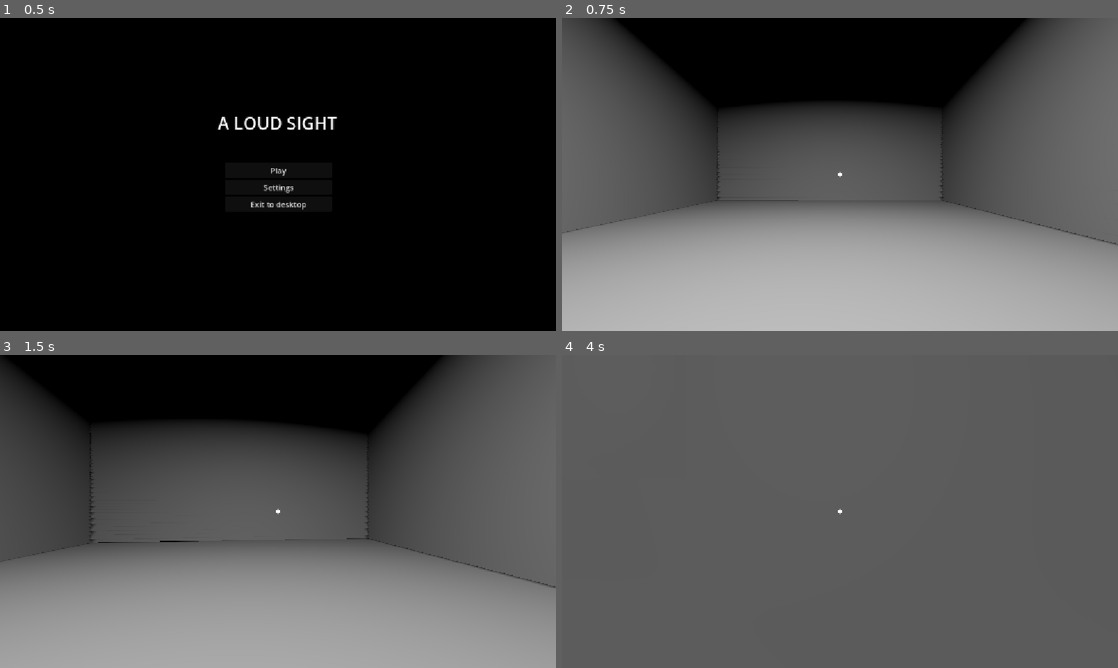
Above: before the commit, frames 1-4 (two rows, left to right).
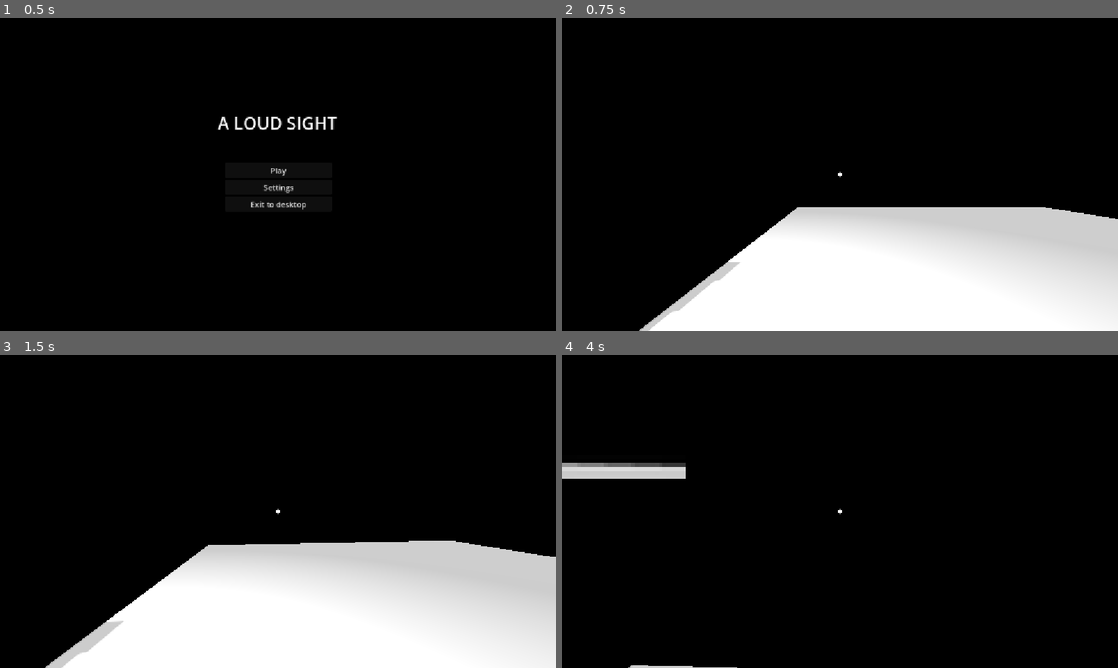
Above: after the commit, the same moments.

Repository: Hitacium/A-Loud-Sight
Game: Godot game, scene res://scenes/ui/main_menu.tscn
The game is run twice, just before and just after one commit, with the same random seed, the same clock (stepped at 60 frames per second) and the same inputs.
Inputs (mouse positions are in pixels of both pictures, inside the frame that each line leads up to):
- Up to frame 1 (0.5 s): no input
- Up to frame 2 (0.75 s): click "Play" at 0.5 s
- Up to frame 3 (1.5 s): tap Enter at 1.25 s; move the mouse to (305, 511) at 1.27 s; hold W (up) from 1.28 s (still down)
- Up to frame 4 (4 s): keep holding W (up); move the mouse to (812, 511) at 2.02 s; move the mouse to (851, 505) at 2.77 s; move the mouse to (834, 517) at 3.52 s

Frame 1 is identical in both runs. In frame 2, 83% of the frame differs, in the area x 0-100%, y 0-100%; in frame 3, 84%; in frame 4, 100%.

Commit message:
Fixed player height, imported furniture assets

Diff:
--- a/scenes/level/level_1.tscn
+++ b/scenes/level/level_1.tscn
@@ -18,42 +18,22 @@
 shadow_enabled = true
 
 [node name="Player" parent="." instance=ExtResource("1_cfjva")]
-transform = Transform3D(1, 0, 0, 0, 1, 0, 0, 0, 1, -2, 0.13127908, 0)
+transform = Transform3D(1, 0, 0, 0, 1, 0, 0, 0, 1, 0, 0.259, 0)
 
 [node name="Floor" type="CSGBox3D" parent="."]
-transform = Transform3D(1, 0, 0, 0, 1, 0, 0, 0, 1, -1, 0, 0)
+transform = Transform3D(1, 0, 0, 0, 1, 0, 0, 0, 1, 0, 0.00853157, 0)
 use_collision = true
-size = Vector3(7, 0.25, 8)
-
-[node name="Ceiling" type="CSGBox3D" parent="."]
-transform = Transform3D(1, 0, 0, 0, 1, 0, 0, 0, 1, -1, 3.0010648, 0)
-use_collision = true
-size = Vector3(7, 0.25, 8)
+size = Vector3(20, 0.5, 20)
 
 [node name="Wall" type="CSGBox3D" parent="."]
-transform = Transform3D(1, 0, 0, 0, 1, 0, 0, 0, 0.99999994, 0.003, 1.63, 0)
+transform = Transform3D(1, 0, 0, 0, 1, 0, 0, 0, 0.99999994, -2.1883671, 1.63, 0)
 use_collision = true
-size = Vector3(0.25, 3, 8)
+size = Vector3(0.25, 3, 20)
 
 [node name="Substraction" type="CSGBox3D" parent="Wall"]
-transform = Transform3D(1, 3.819167e-12, 1.2732926e-10, 4.4231285e-13, 1, 0, -1.2732926e-10, 5.0931703e-10, 1, 0, -0.9, 0)
+transform = Transform3D(1, 3.819167e-12, 1.2732926e-10, 4.4231285e-13, 1, 0, -1.2732926e-10, 5.0931703e-10, 1, 0, -0.2714684, 0)
 operation = 2
-size = Vector3(0.5, 1.2, 0.75)
-
-[node name="Wall5" type="CSGBox3D" parent="."]
-transform = Transform3D(1, 0, 0, 0, 1, 0, 0, 0, 0.99999994, -4.3742824, 1.63, 0)
-use_collision = true
-size = Vector3(0.25, 3, 8)
-
-[node name="Wall2" type="CSGBox3D" parent="."]
-transform = Transform3D(-4.371139e-08, 0, 0.99999994, 0, 1, 0, -1, 0, -4.3711385e-08, -0.99983037, 1.63, -3.8725567)
-use_collision = true
-size = Vector3(0.25, 3, 7)
-
-[node name="Wall3" type="CSGBox3D" parent="."]
-transform = Transform3D(-4.371139e-08, 0, -0.99999994, 0, 1, 0, 1, 0, -4.3711385e-08, -0.99983037, 1.63, 3.8745027)
-use_collision = true
-size = Vector3(0.25, 3, 7)
+size = Vector3(0.5, 2.2, 1.5)
 
 [node name="StaticBody3D" type="StaticBody3D" parent="."]
 
--- a/scenes/player/player.tscn
+++ b/scenes/player/player.tscn
@@ -4,25 +4,29 @@
 [ext_resource type="PackedScene" uid="uid://bwjws4ptficgv" path="res://scenes/player/player_gui.tscn" id="2_ywley"]
 [ext_resource type="Script" uid="uid://njwl204ar4m5" path="res://scripts/player/sonifier.gd" id="3_qhqgy"]
 
-[sub_resource type="CapsuleMesh" id="CapsuleMesh_jse87"]
+[sub_resource type="CapsuleShape3D" id="CapsuleShape3D_p0oft"]
+height = 1.7
 
-[sub_resource type="CapsuleShape3D" id="CapsuleShape3D_p0oft"]
-radius = 0.149786
-height = 0.601342
+[sub_resource type="CapsuleMesh" id="CapsuleMesh_gmlin"]
+lightmap_size_hint = Vector2i(17, 13)
+height = 1.7
 
 [node name="Player" type="CharacterBody3D"]
 script = ExtResource("1_yofdb")
 
-[node name="MeshInstance3D" type="MeshInstance3D" parent="."]
-transform = Transform3D(0.3, 0, 0, 0, 0.3, 0, 0, 0, 0.3, 0, 0.295, 0)
-mesh = SubResource("CapsuleMesh_jse87")
-
 [node name="CollisionShape3D" type="CollisionShape3D" parent="."]
-transform = Transform3D(1, 0, 0, 0, 1, 0, 0, 0, 1, 0, 0.294392, 0)
+transform = Transform3D(1, 0, 0, 0, 1, 0, 0, 0, 1, 0, 0.85, 0)
 shape = SubResource("CapsuleShape3D_p0oft")
 
+[node name="MeshInstance3D" type="MeshInstance3D" parent="CollisionShape3D"]
+mesh = SubResource("CapsuleMesh_gmlin")
+skeleton = NodePath("../..")
+
+[node name="CSGBox3D" type="CSGBox3D" parent="."]
+size = Vector3(1, 0, 1)
+
 [node name="head" type="Node3D" parent="."]
-transform = Transform3D(1, 0, 0, 0, 1, 0, 0, 0, 1, 0, 0.468065, 0)
+transform = Transform3D(1, 0, 0, 0, 1, 0, 0, 0, 1, 0, 1.6, 0)
 
 [node name="Camera3D" type="Camera3D" parent="head"]
 
@@ -40,6 +44,6 @@
 render_target_update_mode = 1
 
 [node name="CaptureCamera" type="Camera3D" parent="head/Sonifier/ScreenchotViewport"]
-transform = Transform3D(1, 0, 0, 0, 1, 0, 0, 0, 1, 0, 0.50011694, 0)
+transform = Transform3D(1, 0, 0, 0, 1, 0, 0, 0, 1, 0, 1.6, 0)
 
 [node name="PlayerGUI" parent="." instance=ExtResource("2_ywley")]
--- a/scripts/player/player.gd
+++ b/scripts/player/player.gd
@@ -13,7 +13,7 @@
 
 
 func _ready():
-	$MeshInstance3D.hide()
+	$CollisionShape3D/MeshInstance3D.hide()
 	Input.mouse_mode = Input.MOUSE_MODE_CAPTURED
 	GameManager.player = self
 
Binary file added: assets/furnitures/armchair.bin
Not shown, added: assets/furnitures/armchair.gltf
Not shown, added: assets/furnitures/armchair.gltf.import
Binary file added: assets/furnitures/armchair_pillows.bin
Not shown, added: assets/furnitures/armchair_pillows.gltf
Not shown, added: assets/furnitures/armchair_pillows.gltf.import
Binary file added: assets/furnitures/bed_double_A.bin
Not shown, added: assets/furnitures/bed_double_A.gltf
Not shown, added: assets/furnitures/bed_double_A.gltf.import
Binary file added: assets/furnitures/bed_double_B.bin
Not shown, added: assets/furnitures/bed_double_B.gltf
Not shown, added: assets/furnitures/bed_double_B.gltf.import
(and 149 more such lines)
